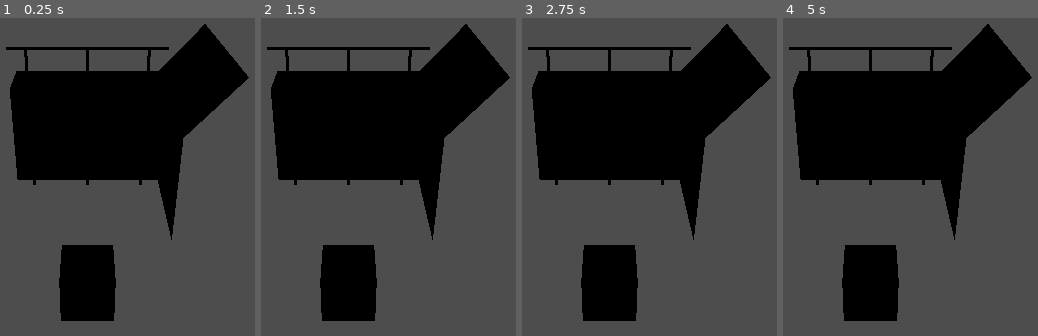
Above: before the commit, frames 1-4 (left to right).
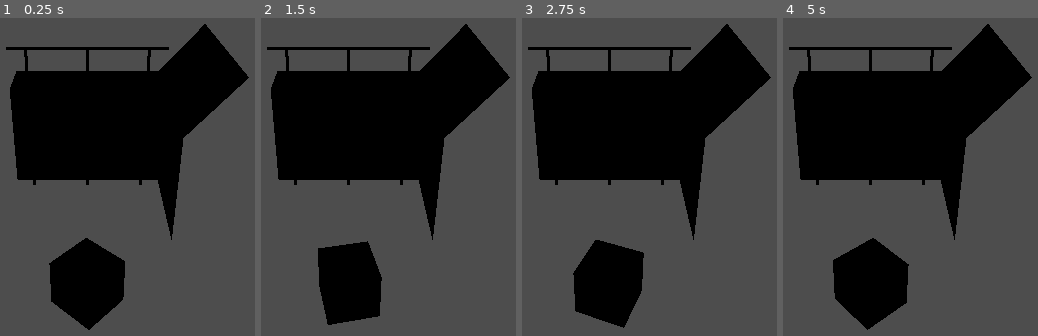
Above: after the commit, the same moments.

Repository: 3dgameworks/shadowknife
Game: Godot game, scene res://world.tscn
Same seed, same stepped clock (60 frames per second), same inputs: the game is played once before the commit and once after it. This scene is started directly instead of the project's main scene.
Inputs:
- Up to frame 1 (0.25 s): no input
- Up to frame 2 (1.5 s): no input
- Up to frame 3 (2.75 s): no input
- Up to frame 4 (5 s): no input

The runs differ from the first frame. In frame 1, 1.7% of the frame differs, in the area x 19-50%, y 69-99%; in frame 2, 0.8%; in frame 3, 1.3%; in frame 4, 1.7%.

Commit message:
1. character code

Diff:
--- a/godot4/character_base.tscn
+++ b/godot4/character_base.tscn
@@ -1,4 +1,6 @@
-[gd_scene load_steps=2 format=3 uid="uid://hqyhr1k8pb1r"]
+[gd_scene load_steps=3 format=3 uid="uid://hqyhr1k8pb1r"]
+
+[ext_resource type="Script" path="res://character_mesh.gd" id="1_qwj54"]
 
 [sub_resource type="BoxMesh" id="BoxMesh_6km1m"]
 
@@ -8,3 +10,4 @@
 
 [node name="box" type="MeshInstance3D" parent="CharacterBody3D"]
 mesh = SubResource("BoxMesh_6km1m")
+script = ExtResource("1_qwj54")
--- /dev/null
+++ b/godot4/character_mesh.gd
@@ -0,0 +1,11 @@
+extends MeshInstance3D
+
+
+# Called when the node enters the scene tree for the first time.
+func _ready():
+	pass # Replace with function body.
+
+
+# Called every frame. 'delta' is the elapsed time since the previous frame.
+func _process(delta):
+	rotate_y(-0.05)
--- a/godot4/project.godot
+++ b/godot4/project.godot
@@ -14,3 +14,11 @@
 run/main_scene="res://character_base.tscn"
 config/features=PackedStringArray("4.0", "Vulkan Clustered")
 config/icon="res://icon.png"
+
+[input]
+
+move_f={
+"deadzone": 0.5,
+"events": [Object(InputEventKey,"resource_local_to_scene":false,"resource_name":"","device":0,"window_id":0,"store_command":true,"alt_pressed":false,"shift_pressed":false,"meta_pressed":false,"command_pressed":false,"pressed":false,"keycode":0,"physical_keycode":87,"unicode":0,"echo":false,"script":null)
+]
+}
